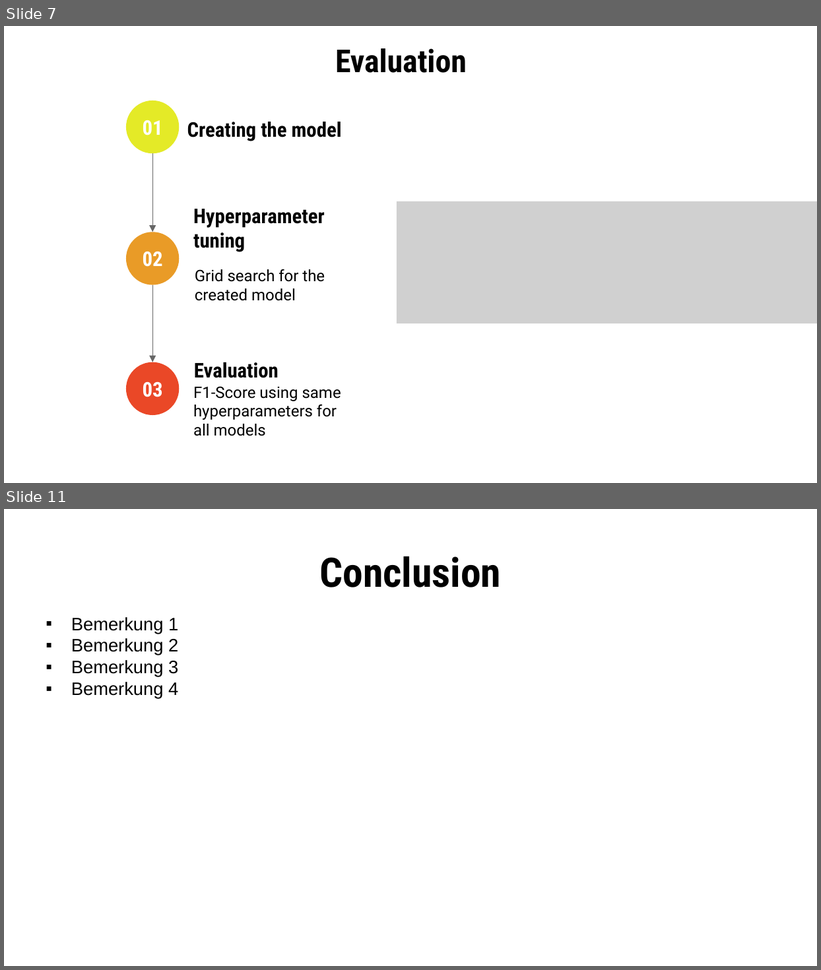
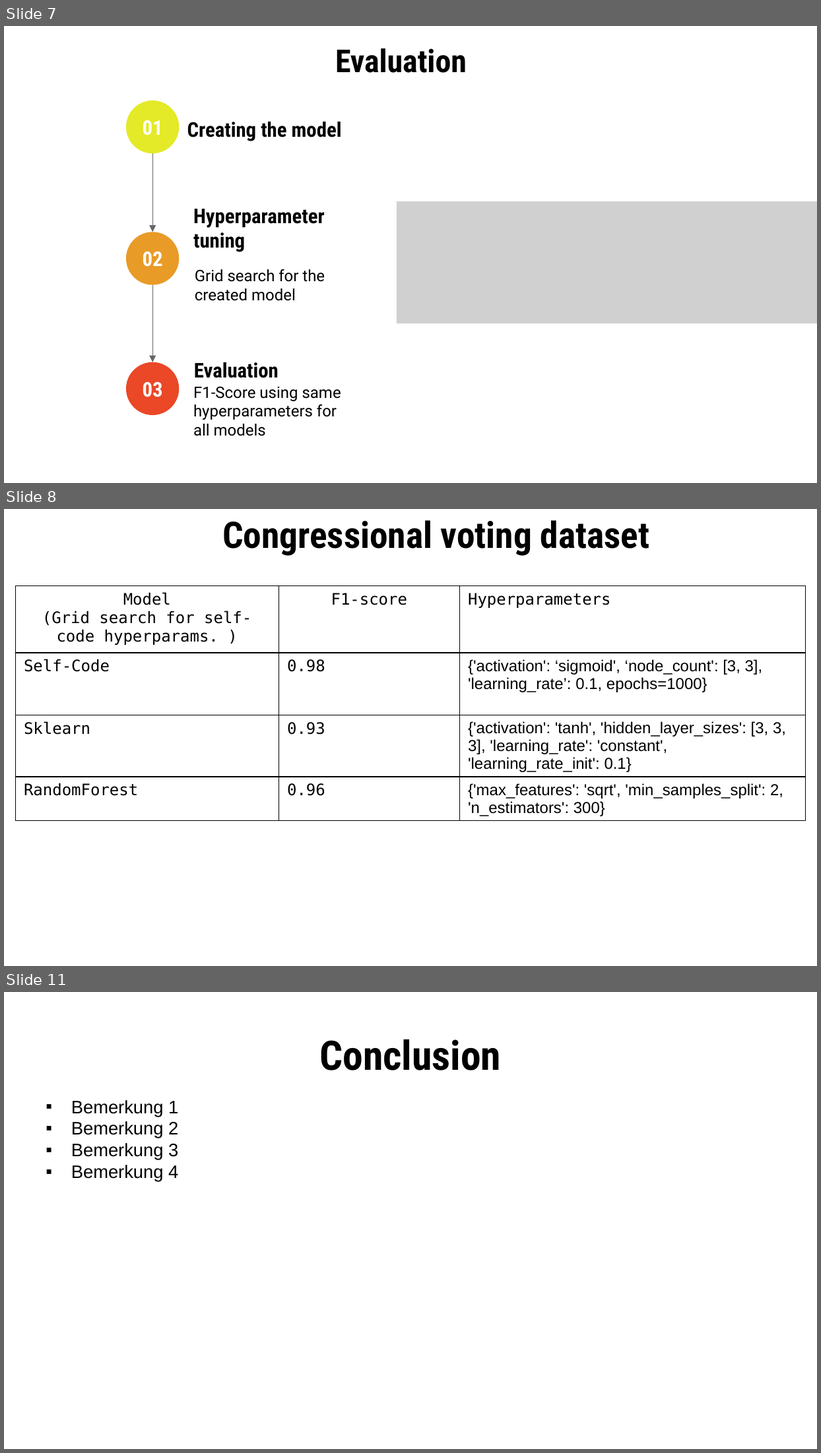
Before and after one commit to vschweitzer/ML_SS_23, a slide deck: src/NN_presentation.pptx. Shown one above the other, each under a label of ours: slides 7 and 11 before the commit, slides 7, 8 and 11 after it; the slides between them are not shown. The pictures are 821x970 and 821x1453 pixels, drawn with LibreOffice and Linux fonts; fonts in the diff are those of the drawing; grey boxes stand for pictures. Boxes give left, top, right and bottom in pixels: in the first picture for what was removed or moved away, otherwise in the second. Text is boxed around its words. In the diff, an @@ line names an element or a change of style, - is before the commit and + after.

```diff
--- a/src/NN_presentation.pptx
+++ b/src/NN_presentation.pptx
@@ slide 8 added at box(4, 509, 817, 966), background #FFFFFF @@
@@ title added at box(222, 520, 649, 556), 32.4 pt, text #000000, bold @@
+Congressional voting dataset
@@ table added at box(15, 586, 805, 830), 4 rows, 3 columns @@
+Model / (Grid search for self-code hyperparams. ) | F1-score | Hyperparameters
+Self-Code | 0.98 | {'activation': ‘sigmoid', ‘node_count': [3, 3], / 'learning_rate’: 0.1, epochs=1000}
+Sklearn | 0.93 | {'activation': 'tanh', 'hidden_layer_sizes': [3, 3, 3], 'learning_rate': 'constant', 'learning_rate_init': 0.1}
+RandomForest | 0.96 | {'max_features': 'sqrt', 'min_samples_split': 2, 'n_estimators': 300}
```
Also in this commit, not shown: 2 other slides added.
